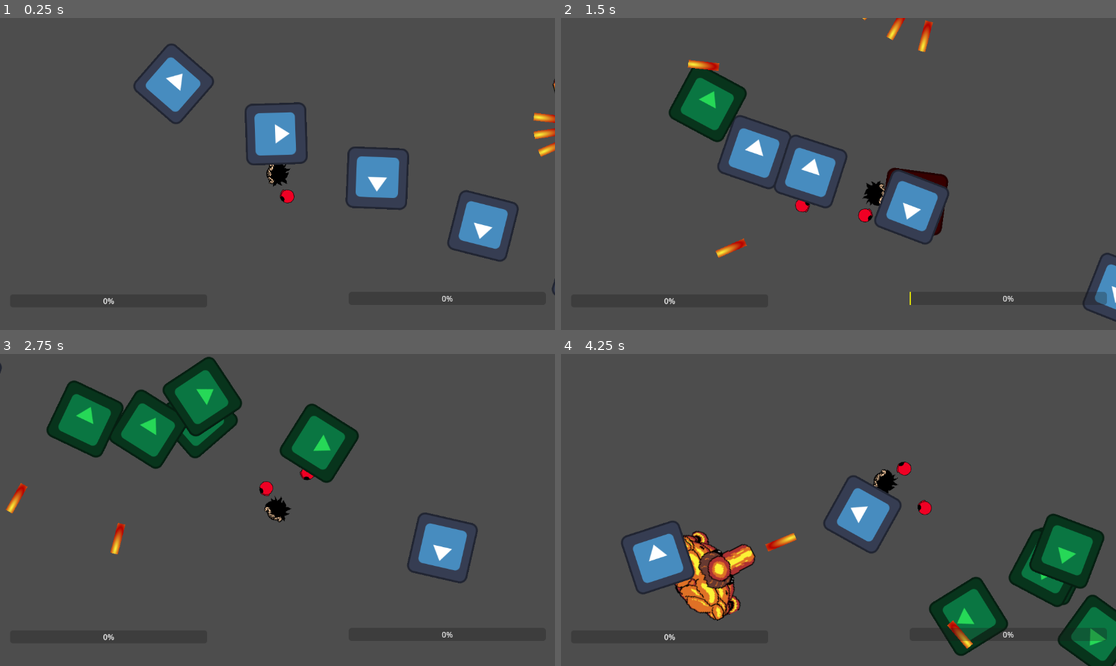
Above: before the commit, frames 1-4 (two rows, left to right).
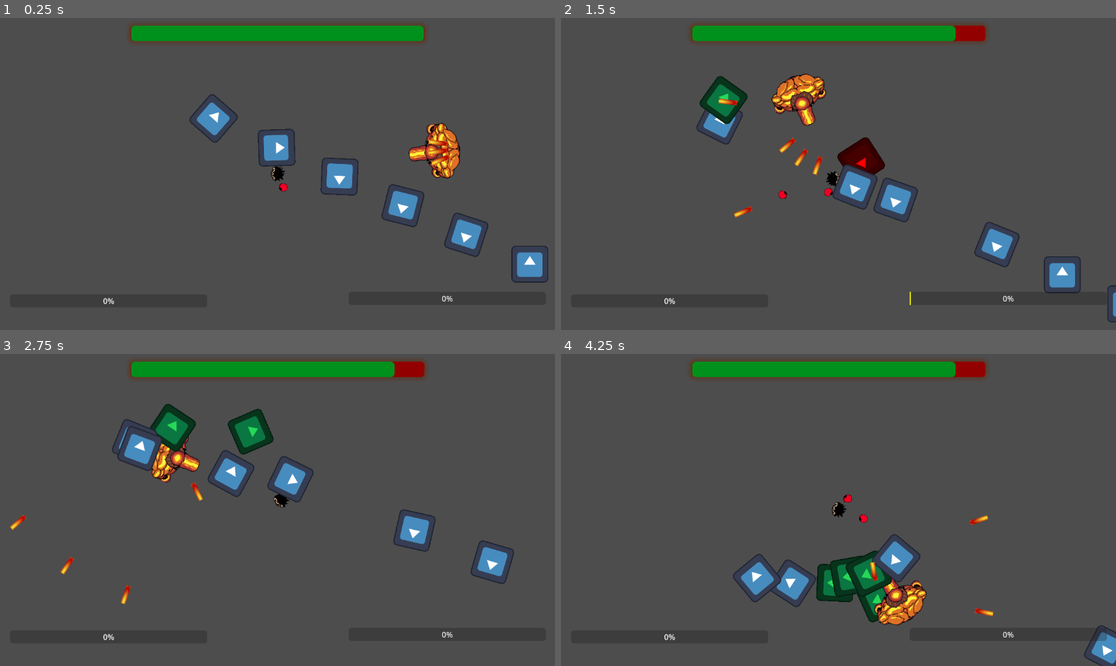
Above: after the commit, the same moments.

Repository: czarekdupa/BigMode-Game
Game: Godot game, scene res://Levels/Czarek_Test_Level.tscn
The game is run twice, just before and just after one commit, with the same random seed, the same clock (stepped at 60 frames per second) and the same inputs. The engine's default icon, where the game draws it, is replaced by a stand-in: a white triangle on a blue panel in a dark square.
Inputs (mouse positions are in pixels of both pictures, inside the frame that each line leads up to):
- Up to frame 1 (0.25 s): no input
- Up to frame 2 (1.5 s): move the mouse to (960, 158) at 0.52 s; hold D (right) 0.53-1.28 s; click (960, 158) at 0.6 s; right-click (960, 158) at 0.8 s; move the mouse to (727, 189) at 1.27 s; hold S (down) from 1.28 s (still down); right-click (727, 189) at 1.35 s
- Up to frame 3 (2.75 s): click (166, 525) at 1.55 s; move the mouse to (333, 441) at 2.02 s; release S (down) at 2.03 s; hold D (right) from 2.03 s (still down); click (333, 441) at 2.1 s; right-click (333, 441) at 2.3 s
- Up to frame 4 (4.25 s): move the mouse to (810, 572) at 2.77 s; release D (right) at 2.78 s; hold Up (up) 2.78-3.53 s; right-click (810, 572) at 2.85 s; click (810, 572) at 3.05 s; move the mouse to (1005, 556) at 3.52 s; hold Left (left) from 3.53 s (still down); click (1005, 556) at 3.6 s; right-click (1005, 556) at 3.8 s

The runs differ from the first frame. In frame 1, 11% of the frame differs, in the area x 23-100%, y 2-89%; in frame 2, 13%; in frame 3, 17%; in frame 4, 20%, in the area x 10-100%, y 2-100%.

Commit message:
many improvements to player and enemies
-made enemies movement more smooth using tween
-improved camera shake in code using tween
-improved fire boss and added healthbar
-added fire ring in fire_boss stage

Diff:
--- a/project-power/Enemies/enemy.gd
+++ b/project-power/Enemies/enemy.gd
@@ -23,7 +23,8 @@
 		if can_move:
 			velocity += (player_global_position - global_position).normalized() * SPEED * delta
 		else:
-			velocity = Vector2(0,0)
+			var tween = get_tree().create_tween()
+			tween.tween_property(self,"velocity", Vector2(0,0), 0.5)
 
 	move_and_slide()
 
@@ -57,7 +58,8 @@
 func _knockback_Cooldown(time: float):
 	await get_tree().create_timer(time).timeout
 	is_knocking = false;
-	velocity = Vector2(0,0)
+	var tween = get_tree().create_tween()
+	tween.tween_property(self,"velocity", Vector2(0,0), 0.2)
 
 func take_damage(amount: int):
 	hp -= amount
--- a/project-power/Levels/Fire_Boss/fire_area.gd
+++ b/project-power/Levels/Fire_Boss/fire_area.gd
@@ -5,7 +5,7 @@
 var current_player : CharacterBody2D
 
 func _ready() -> void:
-	pass # Replace with function body.
+	damage_per_second = damage_per_second * $Timer .wait_time
 
 
 # Called every frame. 'delta' is the elapsed time since the previous frame.
--- a/project-power/Levels/Fire_Boss/fire_area.tscn
+++ b/project-power/Levels/Fire_Boss/fire_area.tscn
@@ -1,25 +1,56 @@
-[gd_scene load_steps=4 format=3 uid="uid://curj7ix5ye7iv"]
+[gd_scene load_steps=8 format=3 uid="uid://curj7ix5ye7iv"]
 
 [ext_resource type="Script" path="res://Levels/Fire_Boss/fire_area.gd" id="1_24g22"]
 [ext_resource type="Texture2D" uid="uid://c80iudm26hwb2" path="res://Levels/Fire_Boss/animated fire-Sheet.png" id="1_r052c"]
 
+[sub_resource type="AtlasTexture" id="AtlasTexture_1mrt1"]
+atlas = ExtResource("1_r052c")
+region = Rect2(0, 0, 32, 32)
+
+[sub_resource type="AtlasTexture" id="AtlasTexture_711uc"]
+atlas = ExtResource("1_r052c")
+region = Rect2(32, 0, 32, 32)
+
+[sub_resource type="AtlasTexture" id="AtlasTexture_6lvbo"]
+atlas = ExtResource("1_r052c")
+region = Rect2(64, 0, 32, 32)
+
+[sub_resource type="SpriteFrames" id="SpriteFrames_0qjtx"]
+animations = [{
+"frames": [{
+"duration": 1.0,
+"texture": SubResource("AtlasTexture_1mrt1")
+}, {
+"duration": 1.0,
+"texture": SubResource("AtlasTexture_711uc")
+}, {
+"duration": 1.0,
+"texture": SubResource("AtlasTexture_6lvbo")
+}],
+"loop": true,
+"name": &"fire",
+"speed": 15.0
+}]
+
 [sub_resource type="RectangleShape2D" id="RectangleShape2D_mvk1x"]
 size = Vector2(32, 32)
 
-[node name="Fire_Area" type="Area2D"]
+[node name="Fire_Area" type="Area2D" groups=["fire_area"]]
 scale = Vector2(3, 3)
 collision_layer = 8
 script = ExtResource("1_24g22")
 
-[node name="Sprite2D" type="Sprite2D" parent="."]
-texture = ExtResource("1_r052c")
-region_enabled = true
-region_rect = Rect2(0, 0, 32, 32)
+[node name="AnimatedSprite2D" type="AnimatedSprite2D" parent="."]
+sprite_frames = SubResource("SpriteFrames_0qjtx")
+animation = &"fire"
+autoplay = "fire"
+frame_progress = 0.320083
 
 [node name="CollisionShape2D" type="CollisionShape2D" parent="."]
 shape = SubResource("RectangleShape2D_mvk1x")
 
 [node name="Timer" type="Timer" parent="."]
+wait_time = 0.5
 
 [connection signal="area_entered" from="." to="." method="_on_area_entered"]
 [connection signal="area_exited" from="." to="." method="_on_area_exited"]
--- a/project-power/Levels/Fire_Boss/fire_boss.gd
+++ b/project-power/Levels/Fire_Boss/fire_boss.gd
@@ -2,10 +2,10 @@
 
 @export_category("Stats")
 @export var hp := 3
+@onready var health_bar = $CanvasLayer/Health_Bar
 @export var speed = 300
 @export var projectile_scene: PackedScene
-@export var keep_distance := 600
-
+@export var keep_distance := 300
 @export_category("Timers")
 @export var fireball_timer_time := 3
 
@@ -17,6 +17,10 @@
 var can_shoot : bool
 var player : CharacterBody2D
 
+
+func _ready():
+	health_bar.max_value = hp
+	health_bar.value = hp
 
 func _physics_process(delta: float) -> void:
 	if player:
@@ -45,13 +49,13 @@
 
 
 func move_to_player():
-	velocity = movement_direction * speed
+	velocity = lerp(velocity, movement_direction * speed * 2, 1)
 	move_and_slide()
 func move_away_from_player():
 	velocity = -movement_direction * speed * 0.5
 	move_and_slide()
 func rotate_around_player(direction = PI/2):
-	velocity = movement_direction.rotated(direction) * speed * 1.5
+	velocity = movement_direction.rotated(direction) * speed
 
 	move_and_slide()
 
@@ -80,6 +84,9 @@
 
 func take_damage(damage):
 	hp-= damage
+	health_bar.value -= damage
+	if health_bar.value >= 0:
+		health_bar.show
 	$Sprite2D.set_modulate("red")
 	await get_tree().create_timer(0.2).timeout
 	if hp <= 0:
--- a/project-power/Levels/Fire_Boss/fire_boss.tscn
+++ b/project-power/Levels/Fire_Boss/fire_boss.tscn
@@ -13,6 +13,24 @@
 
 [sub_resource type="CircleShape2D" id="CircleShape2D_feayr"]
 radius = 52.1967
+
+[sub_resource type="StyleBoxFlat" id="StyleBoxFlat_18xc3"]
+bg_color = Color(0.572549, 0, 0, 1)
+corner_radius_top_left = 8
+corner_radius_top_right = 8
+corner_radius_bottom_right = 8
+corner_radius_bottom_left = 8
+expand_margin_left = 1.0
+expand_margin_right = 1.0
+shadow_color = Color(0.403922, 0.172549, 0.0627451, 0.529412)
+shadow_size = 10
+
+[sub_resource type="StyleBoxFlat" id="StyleBoxFlat_hgvh0"]
+bg_color = Color(7.58059e-06, 0.566948, 0.111356, 1)
+corner_radius_top_left = 8
+corner_radius_top_right = 8
+corner_radius_bottom_right = 8
+corner_radius_bottom_left = 8
 
 [node name="Fire_Boss" type="CharacterBody2D" groups=["enemy"]]
 light_mask = 4
@@ -49,6 +67,23 @@
 
 [node name="Projectile_Spawner" parent="." instance=ExtResource("3_sy0kh")]
 
+[node name="CanvasLayer" type="CanvasLayer" parent="."]
+
+[node name="Health_Bar" type="ProgressBar" parent="CanvasLayer"]
+anchors_preset = 5
+anchor_left = 0.5
+anchor_right = 0.5
+offset_left = -304.0
+offset_top = 16.0
+offset_right = 304.0
+offset_bottom = 48.0
+grow_horizontal = 2
+size_flags_horizontal = 4
+theme_override_styles/background = SubResource("StyleBoxFlat_18xc3")
+theme_override_styles/fill = SubResource("StyleBoxFlat_hgvh0")
+value = 100.0
+show_percentage = false
+
 [connection signal="body_entered" from="Detection Area" to="." method="_on_detection_area_body_entered"]
 [connection signal="body_exited" from="Detection Area" to="." method="_on_detection_area_body_exited"]
 [connection signal="area_entered" from="Hitbox" to="." method="_on_hitbox_area_entered"]
--- a/project-power/Levels/Fire_Boss/fire_boss_level.tscn
+++ b/project-power/Levels/Fire_Boss/fire_boss_level.tscn
@@ -1,13 +1,254 @@
-[gd_scene load_steps=3 format=3 uid="uid://ylguwbx0pm0t"]
+[gd_scene load_steps=4 format=3 uid="uid://ylguwbx0pm0t"]
 
 [ext_resource type="PackedScene" uid="uid://7qao3jj0h4du" path="res://Player/player.tscn" id="1_2m5fo"]
+[ext_resource type="PackedScene" uid="uid://b7jovc0fgr5ph" path="res://Levels/Fire_Boss/fire_boss.tscn" id="2_imo2m"]
 [ext_resource type="PackedScene" uid="uid://curj7ix5ye7iv" path="res://Levels/Fire_Boss/fire_area.tscn" id="2_ty128"]
 
 [node name="Fire_Boss_Level" type="Node2D"]
 
-[node name="Node2D" type="Node2D" parent="."]
-
-[node name="Fire_Area" parent="Node2D" instance=ExtResource("2_ty128")]
-position = Vector2(-816, 256)
+[node name="fire ring" type="Node2D" parent="."]
+
+[node name="Fire_Area2" parent="fire ring" instance=ExtResource("2_ty128")]
+position = Vector2(-1024, -96.0001)
+rotation = -3.14159
+
+[node name="Fire_Area16" parent="fire ring" instance=ExtResource("2_ty128")]
+position = Vector2(4.83439e-06, -928)
+rotation = -3.14159
+
+[node name="Fire_Area17" parent="fire ring" instance=ExtResource("2_ty128")]
+position = Vector2(-1.0197e-06, 928)
+rotation = -3.14159
+
+[node name="Fire_Area3" parent="fire ring" instance=ExtResource("2_ty128")]
+position = Vector2(-1008, -192)
+rotation = -3.14159
+
+[node name="Fire_Area4" parent="fire ring" instance=ExtResource("2_ty128")]
+position = Vector2(-976, -288)
+rotation = -3.14159
+
+[node name="Fire_Area5" parent="fire ring" instance=ExtResource("2_ty128")]
+position = Vector2(-944, -384)
+rotation = -3.14159
+
+[node name="Fire_Area6" parent="fire ring" instance=ExtResource("2_ty128")]
+position = Vector2(-912, -480)
+rotation = -3.14159
+
+[node name="Fire_Area7" parent="fire ring" instance=ExtResource("2_ty128")]
+position = Vector2(-864, -576)
+rotation = -3.14159
+
+[node name="Fire_Area8" parent="fire ring" instance=ExtResource("2_ty128")]
+position = Vector2(-768, -672)
+rotation = -3.14159
+
+[node name="Fire_Area9" parent="fire ring" instance=ExtResource("2_ty128")]
+position = Vector2(-672, -720)
+rotation = -3.14159
+
+[node name="Fire_Area10" parent="fire ring" instance=ExtResource("2_ty128")]
+position = Vector2(-576, -768)
+rotation = -3.14159
+
+[node name="Fire_Area11" parent="fire ring" instance=ExtResource("2_ty128")]
+position = Vector2(-480, -816)
+rotation = -3.14159
+
+[node name="Fire_Area12" parent="fire ring" instance=ExtResource("2_ty128")]
+position = Vector2(-384, -848)
+rotation = -3.14159
+
+[node name="Fire_Area13" parent="fire ring" instance=ExtResource("2_ty128")]
+position = Vector2(-288, -880)
+rotation = -3.14159
+
+[node name="Fire_Area14" parent="fire ring" instance=ExtResource("2_ty128")]
+position = Vector2(-192, -912)
+rotation = -3.14159
+
+[node name="Fire_Area15" parent="fire ring" instance=ExtResource("2_ty128")]
+position = Vector2(-95.9999, -928)
+rotation = -3.14159
+
+[node name="Fire_Area18" parent="fire ring" instance=ExtResource("2_ty128")]
+position = Vector2(1024, -96)
+scale = Vector2(3, -3)
+
+[node name="Fire_Area19" parent="fire ring" instance=ExtResource("2_ty128")]
+position = Vector2(1008, -192)
+scale = Vector2(3, -3)
+
+[node name="Fire_Area20" parent="fire ring" instance=ExtResource("2_ty128")]
+position = Vector2(976, -288)
+scale = Vector2(3, -3)
+
+[node name="Fire_Area21" parent="fire ring" instance=ExtResource("2_ty128")]
+position = Vector2(944, -384)
+scale = Vector2(3, -3)
+
+[node name="Fire_Area22" parent="fire ring" instance=ExtResource("2_ty128")]
+position = Vector2(912, -480)
+scale = Vector2(3, -3)
+
+[node name="Fire_Area23" parent="fire ring" instance=ExtResource("2_ty128")]
+position = Vector2(864, -576)
+scale = Vector2(3, -3)
+
+[node name="Fire_Area24" parent="fire ring" instance=ExtResource("2_ty128")]
+position = Vector2(768, -672)
+scale = Vector2(3, -3)
+
+[node name="Fire_Area25" parent="fire ring" instance=ExtResource("2_ty128")]
+position = Vector2(672, -720)
+scale = Vector2(3, -3)
+
+[node name="Fire_Area26" parent="fire ring" instance=ExtResource("2_ty128")]
+position = Vector2(576, -768)
+scale = Vector2(3, -3)
+
+[node name="Fire_Area27" parent="fire ring" instance=ExtResource("2_ty128")]
+position = Vector2(480, -816)
+scale = Vector2(3, -3)
+
+[node name="Fire_Area28" parent="fire ring" instance=ExtResource("2_ty128")]
+position = Vector2(384, -848)
+scale = Vector2(3, -3)
+
+[node name="Fire_Area29" parent="fire ring" instance=ExtResource("2_ty128")]
+position = Vector2(288, -880)
+scale = Vector2(3, -3)
+
+[node name="Fire_Area30" parent="fire ring" instance=ExtResource("2_ty128")]
+position = Vector2(192, -912)
+scale = Vector2(3, -3)
+
+[node name="Fire_Area31" parent="fire ring" instance=ExtResource("2_ty128")]
+position = Vector2(96, -928)
+scale = Vector2(3, -3)
+
+[node name="Fire_Area" parent="fire ring" instance=ExtResource("2_ty128")]
+position = Vector2(-1024, -8.95209e-05)
+rotation = -3.14159
+scale = Vector2(3, -3)
+
+[node name="Fire_Area32" parent="fire ring" instance=ExtResource("2_ty128")]
+position = Vector2(-1024, 95.9999)
+rotation = -3.14159
+scale = Vector2(3, -3)
+
+[node name="Fire_Area33" parent="fire ring" instance=ExtResource("2_ty128")]
+position = Vector2(-1008, 192)
+rotation = -3.14159
+scale = Vector2(3, -3)
+
+[node name="Fire_Area34" parent="fire ring" instance=ExtResource("2_ty128")]
+position = Vector2(-976, 288)
+rotation = -3.14159
+scale = Vector2(3, -3)
+
+[node name="Fire_Area35" parent="fire ring" instance=ExtResource("2_ty128")]
+position = Vector2(-944, 384)
+rotation = -3.14159
+scale = Vector2(3, -3)
+
+[node name="Fire_Area36" parent="fire ring" instance=ExtResource("2_ty128")]
+position = Vector2(-912, 480)
+rotation = -3.14159
+scale = Vector2(3, -3)
+
+[node name="Fire_Area37" parent="fire ring" instance=ExtResource("2_ty128")]
+position = Vector2(-864, 576)
+rotation = -3.14159
+scale = Vector2(3, -3)
+
+[node name="Fire_Area38" parent="fire ring" instance=ExtResource("2_ty128")]
+position = Vector2(-768, 672)
+rotation = -3.14159
+scale = Vector2(3, -3)
+
+[node name="Fire_Area39" parent="fire ring" instance=ExtResource("2_ty128")]
+position = Vector2(-672, 720)
+rotation = -3.14159
+scale = Vector2(3, -3)
+
+[node name="Fire_Area40" parent="fire ring" instance=ExtResource("2_ty128")]
+position = Vector2(-576, 768)
+rotation = -3.14159
+scale = Vector2(3, -3)
+
+[node name="Fire_Area41" parent="fire ring" instance=ExtResource("2_ty128")]
+position = Vector2(-480, 816)
+rotation = -3.14159
+scale = Vector2(3, -3)
+
+[node name="Fire_Area42" parent="fire ring" instance=ExtResource("2_ty128")]
+position = Vector2(-384, 848)
+rotation = -3.14159
+scale = Vector2(3, -3)
+
+[node name="Fire_Area43" parent="fire ring" instance=ExtResource("2_ty128")]
+position = Vector2(-288, 880)
+rotation = -3.14159
+scale = Vector2(3, -3)
+
+[node name="Fire_Area44" parent="fire ring" instance=ExtResource("2_ty128")]
+position = Vector2(-192, 912)
+rotation = -3.14159
+scale = Vector2(3, -3)
+
+[node name="Fire_Area45" parent="fire ring" instance=ExtResource("2_ty128")]
+position = Vector2(-96.0001, 928)
+rotation = -3.14159
+scale = Vector2(3, -3)
+
+[node name="Fire_Area46" parent="fire ring" instance=ExtResource("2_ty128")]
+position = Vector2(1024, 0)
+
+[node name="Fire_Area47" parent="fire ring" instance=ExtResource("2_ty128")]
+position = Vector2(1024, 96)
+
+[node name="Fire_Area48" parent="fire ring" instance=ExtResource("2_ty128")]
+position = Vector2(1008, 192)
+
+[node name="Fire_Area49" parent="fire ring" instance=ExtResource("2_ty128")]
+position = Vector2(976, 288)
+
+[node name="Fire_Area50" parent="fire ring" instance=ExtResource("2_ty128")]
+position = Vector2(944, 384)
+
+[node name="Fire_Area51" parent="fire ring" instance=ExtResource("2_ty128")]
+position = Vector2(912, 480)
+
+[node name="Fire_Area52" parent="fire ring" instance=ExtResource("2_ty128")]
+position = Vector2(864, 576)
+
+[node name="Fire_Area53" parent="fire ring" instance=ExtResource("2_ty128")]
+position = Vector2(768, 672)
+
+[node name="Fire_Area54" parent="fire ring" instance=ExtResource("2_ty128")]
+position = Vector2(672, 720)
+
+[node name="Fire_Area55" parent="fire ring" instance=ExtResource("2_ty128")]
+position = Vector2(576, 768)
+
+[node name="Fire_Area56" parent="fire ring" instance=ExtResource("2_ty128")]
+position = Vector2(480, 816)
+
+[node name="Fire_Area57" parent="fire ring" instance=ExtResource("2_ty128")]
+position = Vector2(384, 848)
+
+[node name="Fire_Area58" parent="fire ring" instance=ExtResource("2_ty128")]
+position = Vector2(288, 880)
+
+[node name="Fire_Area59" parent="fire ring" instance=ExtResource("2_ty128")]
+position = Vector2(192, 912)
+
+[node name="Fire_Area60" parent="fire ring" instance=ExtResource("2_ty128")]
+position = Vector2(96, 928)
 
 [node name="Player" parent="." instance=ExtResource("1_2m5fo")]
+
+[node name="Fire_Boss" parent="." instance=ExtResource("2_imo2m")]
+position = Vector2(-16, -688)
--- a/project-power/Player/player.gd
+++ b/project-power/Player/player.gd
@@ -6,6 +6,7 @@
 @export_group("Player Stats")
 @export var speed := 400.0
 @export var hp := 10
+var original_modulate := get_modulate()
 @export var damage := 1
 @export var knockback_power = 1000
 @export var right_power = 0
@@ -43,43 +44,26 @@
 		is_charging = true
 		start_right_power_gain()
 		$Right_Glove_Position/RightGlove/RG_AnimationPlayer.play("charge_up_windup_anim")
-		await get_tree().create_timer($Right_Glove_Position/RightGlove/RG_AnimationPlayer.current_animation_length).timeout
 		$Right_Glove_Position/RightGlove/RG_AnimationPlayer.play("charge_up_loop_anim")
 	if Input.is_action_just_released("right_click"):
 		is_charging = false
 		reset_right_power_with_buffor()
-		#$Right_Glove_Position/RightGlove/RG_AnimationPlayer.stop()
 		$Right_Glove_Position/RightGlove/RG_AnimationPlayer.play("right_glove_anim")
 		if fire_glove == true && right_power >= special_ability_power_threshold:
 			$Projectile_Spawner.spawn_projectile(get_global_mouse_position(), 1)
-		collisionHandler(1)
 
 	if Input.is_action_just_pressed("left_click"):
 		is_charging = true
 		start_left_power_gain()
 		$Left_Glove_Position/LeftGlove/LG_AnimationPlayer.play("charge_up_windup_anim")
-		await get_tree().create_timer($Left_Glove_Position/LeftGlove/LG_AnimationPlayer.current_animation_length).timeout
 		$Left_Glove_Position/LeftGlove/LG_AnimationPlayer.play("charge_up_loop_anim")
 	if Input.is_action_just_released("left_click"):
 		is_charging = false
 		reset_left_power_with_buffor()
-		#$Left_Glove_Position/LeftGlove/LG_AnimationPlayer.stop()
 		$Left_Glove_Position/LeftGlove/LG_AnimationPlayer.play("right_glove_anim")
-		collisionHandler(2)
 
 	move_and_slide()
 
-func collisionHandler(glove: int):
-	if glove == 1:
-		await get_tree().create_timer(0.0333).timeout
-		$Right_Glove_Position/RightGlove.set_collision_layer(2)
-		await get_tree().create_timer(0.05).timeout
-		$Right_Glove_Position/RightGlove.set_collision_layer(0)
-	else:
-		await get_tree().create_timer(0.0333).timeout
-		$Left_Glove_Position/LeftGlove.set_collision_layer(2)
-		await get_tree().create_timer(0.05).timeout
-		$Left_Glove_Position/LeftGlove.set_collision_layer(0)
 
 func start_right_power_gain():
 	while is_charging:
@@ -105,7 +89,9 @@
 
 
 func _on_hitbox_area_entered(area: Area2D) -> void:
-	if area.owner:
+	if area.is_in_group("fire_area"):
+		take_damage(area.damage_per_second)
+	elif area.owner:
 		if area.owner.damage:
 			take_damage(area.owner.damage)
 	elif area.damage:
@@ -116,12 +102,14 @@
 func take_damage(amount):
 	hp -= amount
 	print("current hp " + str(hp))
+	set_modulate("red")
 
-#shitty camera shake below
+	#camera shake and red color below
 	var camera_shake = amount *  100
+	var tween = get_tree().create_tween()
 	for i in 3:
 		var random_offset = Vector2(randi_range(-camera_shake,camera_shake),randi_range(-camera_shake,camera_shake))
-		print(random_offset)
-		$Camera2D.offset = random_offset
-		await get_tree().create_timer(0.05).timeout
-	$Camera2D.offset = Vector2(0,0)
+		await tween.tween_property($Camera2D,"offset", random_offset, 0.05)
+	tween.tween_property($Camera2D,"offset", Vector2(0,0), 0.05)
+
+	set_modulate(original_modulate)
--- a/project-power/Player/player.tscn
+++ b/project-power/Player/player.tscn
@@ -27,6 +27,18 @@
 "update": 0,
 "values": [Vector2(0, 0)]
 }
+tracks/1/type = "value"
+tracks/1/imported = false
+tracks/1/enabled = true
+tracks/1/path = NodePath(".:collision_layer")
+tracks/1/interp = 1
+tracks/1/loop_wrap = true
+tracks/1/keys = {
+"times": PackedFloat32Array(0),
+"transitions": PackedFloat32Array(1),
+"update": 1,
+"values": [0]
+}
 
 [sub_resource type="Animation" id="Animation_ym4sa"]
 resource_name = "charge_up_loop_anim"
@@ -75,6 +87,18 @@
 "transitions": PackedFloat32Array(0.1756, 1, 1),
 "update": 0,
 "values": [Vector2(-50, 0), Vector2(200, 0), Vector2(0, 0)]
+}
+tracks/1/type = "value"
+tracks/1/imported = false
+tracks/1/enabled = true
+tracks/1/path = NodePath(".:collision_layer")
+tracks/1/interp = 1
+tracks/1/loop_wrap = true
+tracks/1/keys = {
+"times": PackedFloat32Array(0, 0.133333),
+"transitions": PackedFloat32Array(1, 1),
+"update": 1,
+"values": [2, 0]
 }
 
 [sub_resource type="AnimationLibrary" id="AnimationLibrary_ipwn1"]
@@ -152,6 +176,7 @@
 }
 
 [node name="Camera2D" type="Camera2D" parent="."]
+zoom = Vector2(0.6, 0.6)
 
 [node name="CollisionShape2D" type="CollisionShape2D" parent="."]
 shape = SubResource("CircleShape2D_d6yi2")
Not shown: 1 places in project-power/Levels/Fire_Boss/fire_boss.tscn that only renumber resources
